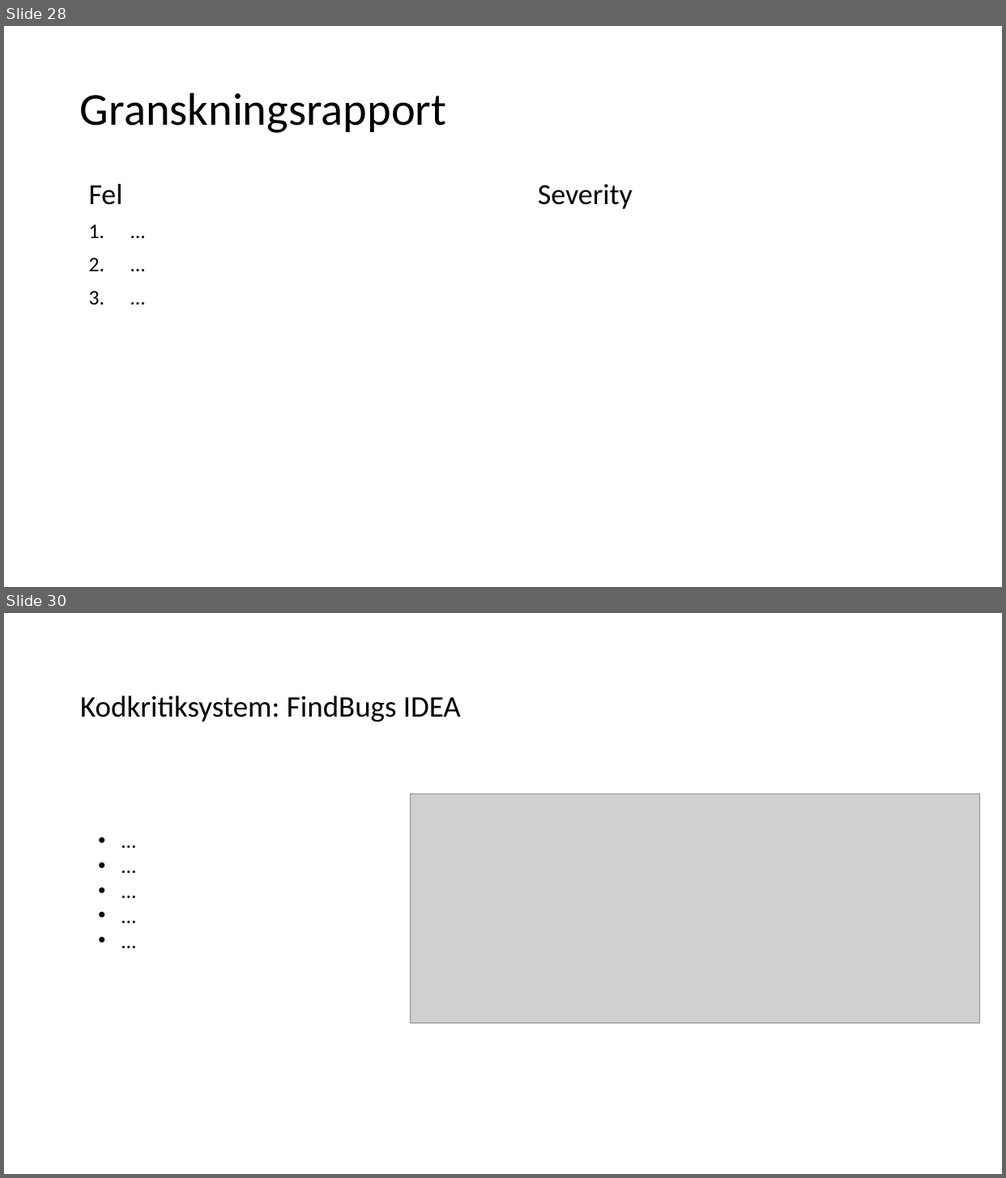
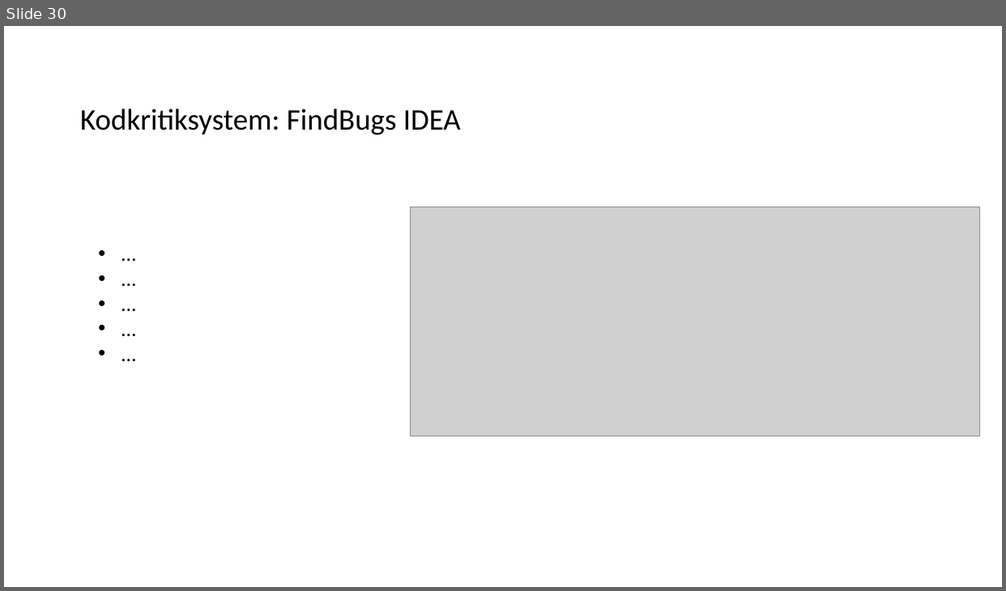
Before and after one commit to hampusidstam/InteGame, a slide deck: docs/Slutredovisning_grp5_v8.pptx. Shown one above the other, each under a label of ours: slides 28 and 30 before the commit, slide 30 after it; the slides between them are not shown. The pictures are 1006x1178 and 1006x591 pixels, drawn with LibreOffice and Linux fonts; fonts in the diff are those of the drawing; grey boxes stand for pictures. Boxes give left, top, right and bottom in pixels: in the first picture for what was removed or moved away, otherwise in the second. Text is boxed around its words. In the diff, an @@ line names an element or a change of style, - is before the commit and + after.

```diff
--- a/docs/Slutredovisning_grp5_v8.pptx
+++ b/docs/Slutredovisning_grp5_v8.pptx
@@ slide 28 removed at (4, 26, 1002, 587), background #FFFFFF @@
@@ title removed at (80, 92, 446, 133) @@
-Granskningsrapport
@@ text removed at (89, 184, 633, 209) @@
-Fel Severity
-1. …
-2. …
-3. …
```
Also in this commit, not shown: 2 slides changed, 1 slide added.
